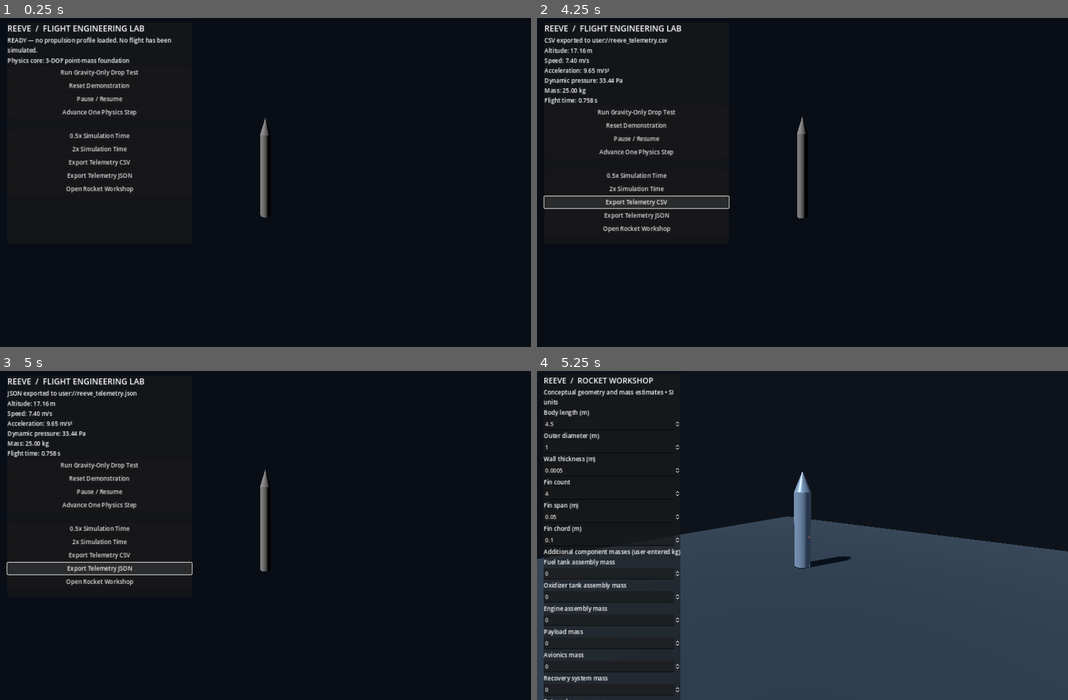
Above: before the commit, frames 1-4 (two rows, left to right).
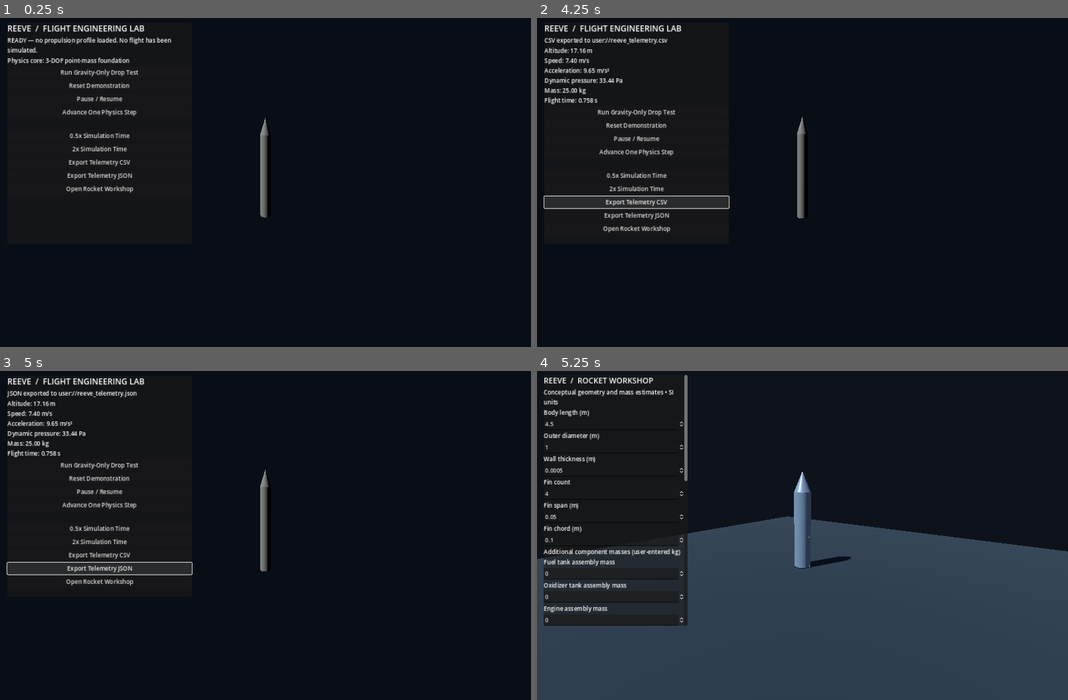
Above: after the commit, the same moments.

Repository: Inflare12/Reeve
Game: Godot game, scene res://scenes/main/main.tscn
Same seed, same stepped clock (60 frames per second), same inputs: the game is played once before the commit and once after it.
Inputs:
- Up to frame 1 (0.25 s): no input
- Up to frame 2 (4.25 s): click "Run Gravity-Only Drop Test" at 0.5 s; click "Advance One Physics Step" at 1.25 s; click "0.5x Simulation Time" at 2 s; click "2x Simulation Time" at 2.75 s; click "Export Telemetry CSV" at 3.5 s
- Up to frame 3 (5 s): click "Export Telemetry JSON" at 4.25 s
- Up to frame 4 (5.25 s): click "Open Rocket Workshop" at 5 s

Frames 1-3 are identical in both runs. In frame 4, 6.4% of the frame differs, in the area x 1-29%, y 1-100%.

Commit message:
Make expanded workshop controls scrollable on compact displays

Diff:
--- a/scripts/workshop/workshop_scene.gd
+++ b/scripts/workshop/workshop_scene.gd
@@ -63,10 +63,14 @@
 	add_child(layer)
 	var panel := PanelContainer.new()
 	panel.position = Vector2(18.0, 18.0)
-	panel.custom_minimum_size = Vector2(350.0, 0.0)
+	panel.custom_minimum_size = Vector2(390.0, 680.0)
 	layer.add_child(panel)
+	var scroll := ScrollContainer.new()
+	scroll.custom_minimum_size = Vector2(370.0, 650.0)
+	panel.add_child(scroll)
 	var column := VBoxContainer.new()
-	panel.add_child(column)
+	column.size_flags_horizontal = Control.SIZE_EXPAND_FILL
+	scroll.add_child(column)
 
 	var heading := Label.new()
 	heading.text = "REEVE  /  ROCKET WORKSHOP"
